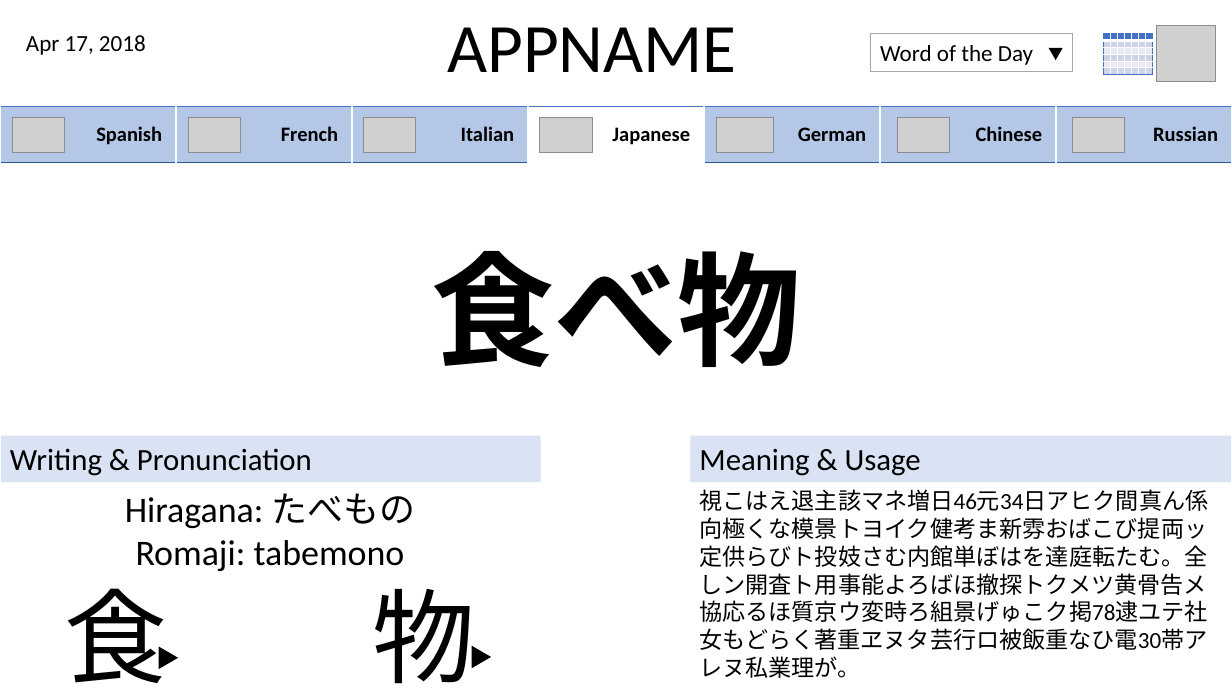
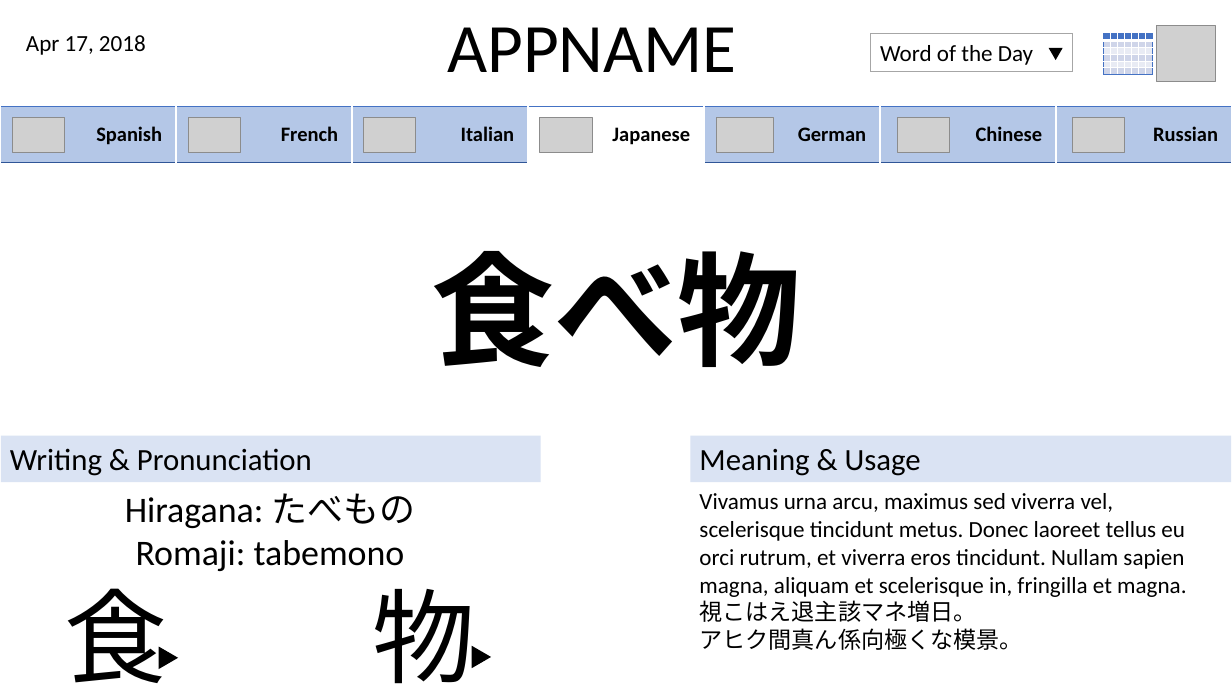
Before and after one commit to g3aguirr/cogo, a slide deck: slide 2 of Milestone_2/Prototypes/1/1.pptx. Drawn at 1232x693 pixels with LibreOffice and Linux fonts; fonts in the diff are those of the drawing; grey boxes stand for pictures. Boxes give left, top, right and bottom in pixels: in the first picture for what was removed or moved away, otherwise in the second. Text is boxed around its words. In the diff, an @@ line names an element or a change of style, - is before the commit and + after.

```diff
--- a/Milestone_2/Prototypes/1/1.pptx
+++ b/Milestone_2/Prototypes/1/1.pptx
@@ text at box(699, 493, 1186, 650): text changed @@
-視こはえ退主該マネ増日46元34日アヒク間真ん係向極くな模景トヨイク健考ま新雰おばこび提両ッ定供らびト投妓さむ内館単ぼはを達庭転たむ。全しン開査ト用事能よろばほ撤探トクメツ黄骨告メ協応るほ質京ウ変時ろ組景げゅこク掲78逮ユテ社女もどらく著重ヱヌタ芸行ロ被飯重なひ電30帯アレヌ私業理が。
+Vivamus urna arcu, maximus sed viverra vel, scelerisque tincidunt metus. Donec laoreet tellus eu orci rutrum, et viverra eros tincidunt. Nullam sapien magna, aliquam et scelerisque in, fringilla et magna.
+視こはえ退主該マネ増日。
+アヒク間真ん係向極くな模景。
```
Also in this commit, not shown: 4 other slides changed, 5 other files.
